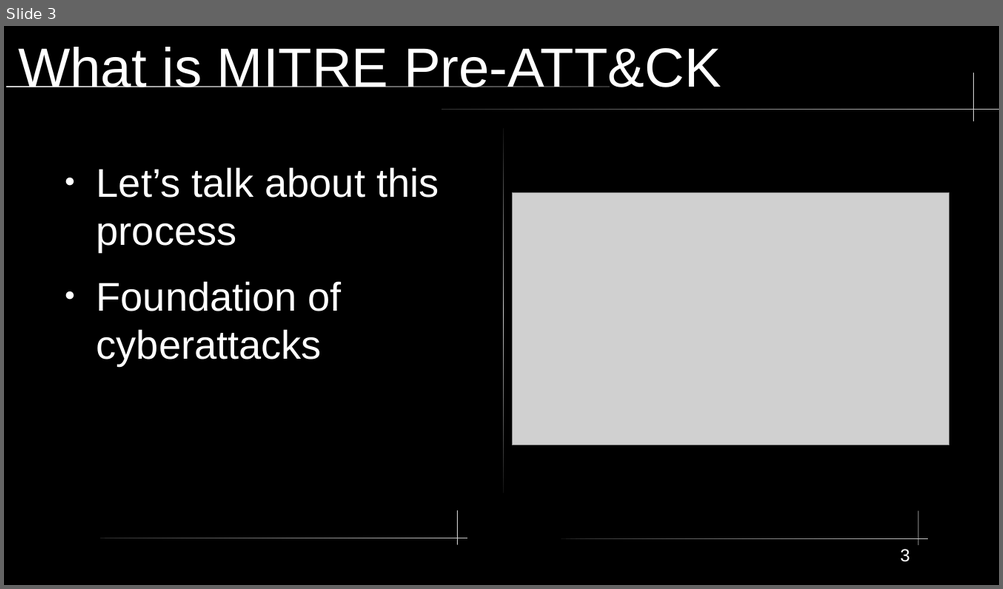
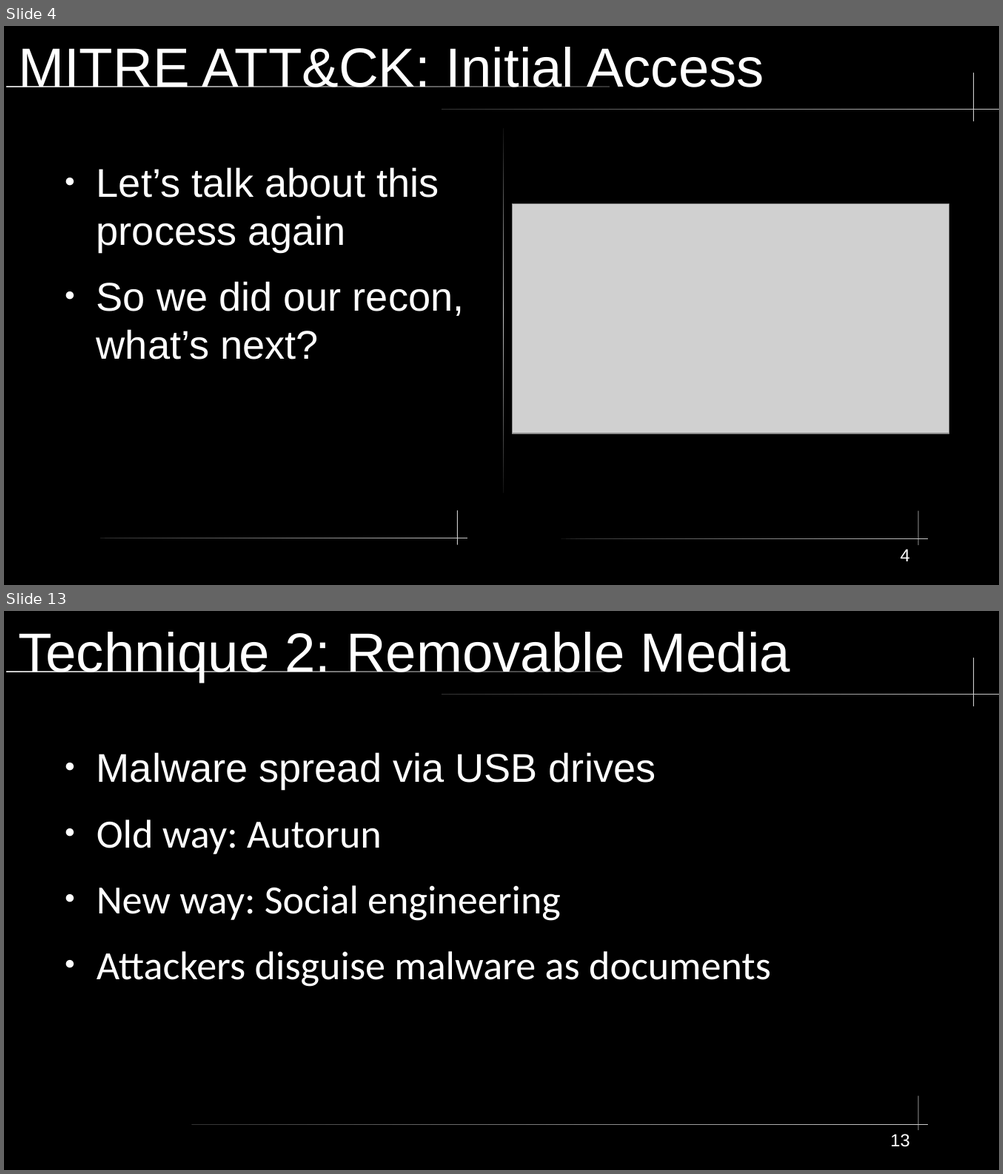
Before and after one commit to xXxSpicyBoiiixXx/COMPSFI-212, a slide deck: Cyber-Chapters/Chapter-2/Chapter2.odp. Shown one above the other, each under a label of ours: slide 3 before the commit, slides 4 and 13 after it; the slides between them are not shown. The pictures are 1003x589 and 1003x1174 pixels, drawn with LibreOffice and Linux fonts; fonts in the diff are those of the drawing; grey boxes stand for pictures. Boxes give left, top, right and bottom in pixels: in the first picture for what was removed or moved away, otherwise in the second. Text is boxed around its words. In the diff, an @@ line names an element or a change of style, - is before the commit and + after.

```diff
--- a/Cyber-Chapters/Chapter-2/Chapter2.odp
+++ b/Cyber-Chapters/Chapter-2/Chapter2.odp
@@ slide 13 added at (4, 611, 999, 1170), background #000000; not listed: 4 template elements that a slide beside it also shows @@
@@ title added at (18, 632, 790, 682), 44 pt, text #FFFFFF @@
+Technique 2: Removable Media
@@ text added at (96, 752, 771, 987), 32 pt, text #FFFFFF @@
+● Malware spread via USB drives
+● Old way: Autorun
+● New way: Social engineering
+● Attackers disguise malware as documents
@@ rounded rectangle added at (192, 1125, 928, 1125), fill gradient #333333 to #CCCCCC @@
@@ page number added at (890, 1134, 909, 1147), 14 pt, text #FFFFFF @@
+13
@@ what was slide 3 is now slide 4 @@
@@ slide 4 changed as well @@
@@ title at (18, 47, 764, 87): text changed @@
-What is MITRE Pre-ATT&CK
+MITRE ATT&CK: Initial Access
@@ text at (96, 167, 464, 360): text changed @@
-● Let’s talk about this process
-● Foundation of cyberattacks
+● Let’s talk about this process again
+● So we did our recon, what’s next?
@@ picture: place and size @@
-picture at (512, 193, 949, 446)
+picture at (512, 204, 949, 434)
@@ page number at (900, 549, 910, 562): text changed @@
-3
+4
```
Also in this commit, not shown: 1 other slide changed, 15 other slides added, 19 slides removed, 10 other files.
